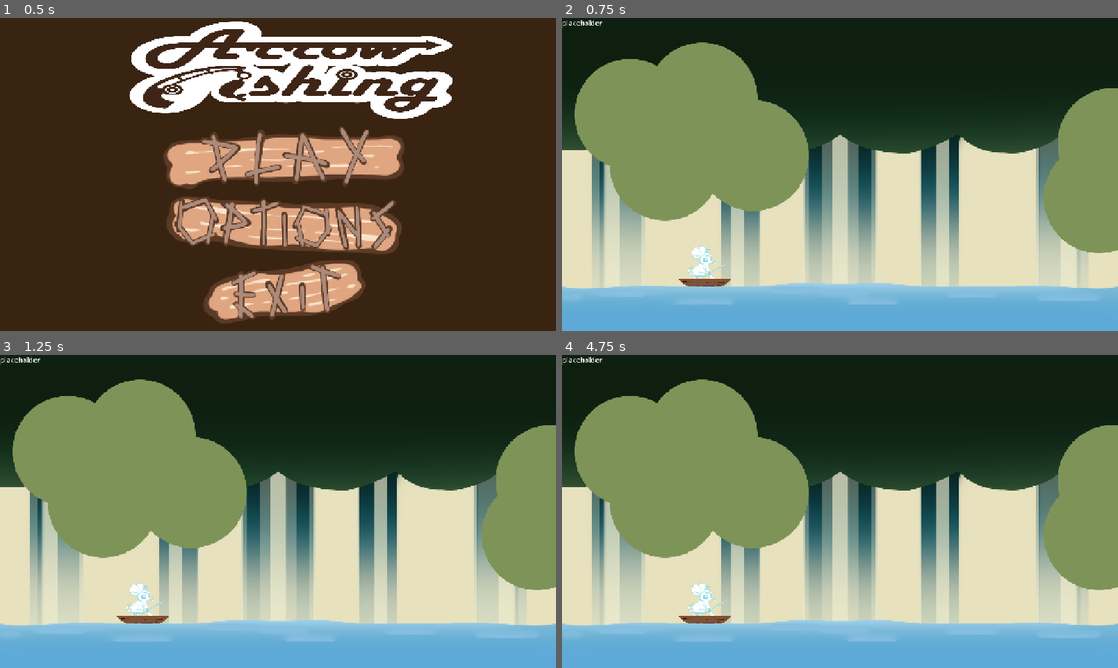
Above: before the commit, frames 1-4 (two rows, left to right).
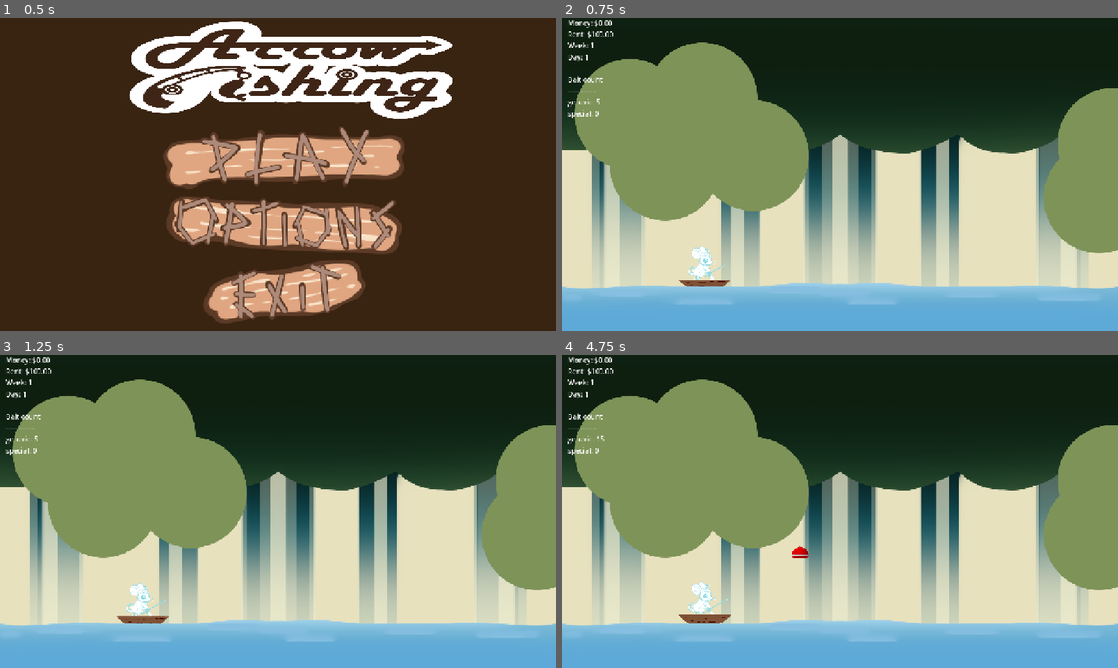
Above: after the commit, the same moments.

Repository: Meoah/Team-Awesome
Game: Godot game, scene res://scenes/default.tscn
Two runs of this game, one before a commit and one after it. Both use one fixed random seed, a clock stepped at 60 frames per second and the inputs below.
Inputs (mouse positions are in pixels of both pictures, inside the frame that each line leads up to):
- Up to frame 1 (0.5 s): no input
- Up to frame 2 (0.75 s): click (845, 158) at 0.5 s
- Up to frame 3 (1.25 s): no input
- Up to frame 4 (4.75 s): click (845, 495) at 1.25 s; click (845, 495) at 2 s; click (845, 561) at 2.75 s; click (845, 633) at 3.5 s; tap Enter (ui_accept) at 4.25, 4.52 s; hold Right (Right) from 4.28 s (still down)

Frame 1 is identical in both runs. In frame 2, 0.6% of the frame differs, in the area x 0-31%, y 0-86%; in frame 3, 0.6%; in frame 4, 0.8%, in the area x 0-45%, y 0-86%.
Error before the commit: Invalid call. Nonexistent function 'get_score' in base 'Node (PlayerData)'. (res://scripts/game/daytime_main.gd:25)

Commit message:
daytime scene temp HUD

Diff:
--- a/scenes/game/daytime_main.tscn
+++ b/scenes/game/daytime_main.tscn
@@ -110,12 +110,12 @@
 [sub_resource type="RectangleShape2D" id="RectangleShape2D_6j7wl"]
 size = Vector2(1280, 89)
 
-[node name="DaytimeMain" type="Node2D" node_paths=PackedStringArray("MC", "Bobber", "Score", "Indicator")]
+[node name="DaytimeMain" type="Node2D" node_paths=PackedStringArray("MC", "Bobber", "info", "Indicator")]
 script = ExtResource("1_2jsv6")
 fishingMinigameScene = ExtResource("2_kebv3")
 MC = NodePath("MainCharacter")
 Bobber = NodePath("Bobber")
-Score = NodePath("Score")
+info = NodePath("Info")
 Indicator = NodePath("Indicator")
 
 [node name="Background" type="Sprite2D" parent="."]
@@ -159,8 +159,9 @@
 [node name="Sprite2D" type="Sprite2D" parent="Water"]
 texture = ExtResource("5_8rhjh")
 
-[node name="Score" type="Label" parent="."]
-offset_right = 40.0
+[node name="Info" type="Label" parent="."]
+offset_left = 13.0
+offset_right = 105.0
 offset_bottom = 23.0
 text = "placeholder"
 
--- a/scripts/game/daytime_main.gd
+++ b/scripts/game/daytime_main.gd
@@ -5,7 +5,7 @@
 #TODO Make these their own class and animate from their own scripts
 @export var MC : Sprite2D
 @export var Bobber : RigidBody2D
-@export var Score : Label
+@export var info : Label #Temp
 @export var Indicator : Sprite2D
 
 var timeSinceCast : float = 0.0
@@ -22,15 +22,18 @@
 var bobOriginY : float = 0.0
 
 func _ready() -> void:
-	Score.text = "Score: " + str(player_data.get_score())
+	_update_info()
 	MCOriginY = MC.global_position.y
 	fishTimer = randf() * 5
+
+	if player_data.get_day() == 1:
+		player_data._add_bait("generic", 5)
 
 func _process(delta: float) -> void:
 	timeSinceCast += delta
 	boatTimer += delta
 	#TODO Don't leave this here, figure out when to update later
-	Score.text = "Score: " + str(player_data.get_score())
+	_update_info()
 
 	if Input.is_action_just_pressed("ui_accept") && !bobberActive:
 		bobberActive = true
@@ -60,6 +63,29 @@
 
 	MC.global_position.y = MCOriginY + sin(boatTimer * 4.0) * 2.0
 
+#TODO move this elsewhere
+func calculate_rent() -> float:
+	var base : float = 100.0
+	var growth : float = 1.15
+
+	var rent : float = base * pow(growth, player_data.get_week() - 1)
+	return rent
+
+#TODO delete this when hud is functional
+func _update_info() -> void:
+	var info_string : String = ""
+	var bait_inv : Dictionary = player_data.get_bait_inventory()
+
+	info_string += "Money: $%.2f\n" % player_data.get_money()
+	info_string += "Rent: $%.2f\n" % calculate_rent()
+	info_string += "Week: %d\n" % player_data.get_week()
+	info_string += "Day: %d\n" % player_data.get_day()
+	info_string += "\nBait count\n-------------\n"
+	for each in bait_inv:
+		info_string += "%s: %d\n" % [each, bait_inv[each]]
+
+	info.text = info_string
+
 
 func _on_water_body_entered(body: Node2D) -> void:
 	if body == Bobber && !bobberInWater:
--- a/scripts/system/player_data.gd
+++ b/scripts/system/player_data.gd
@@ -18,9 +18,9 @@
 
 # Bit flag system for upgrades.
 enum UPGRADE_FLAG{
-	ROD1 = 0 << 0,
-	ROD2 = 0 << 1,
-	ROD3 = 0 << 2
+	ROD1 = 1 << 0,
+	ROD2 = 1 << 1,
+	ROD3 = 1 << 2
 }
 
 # Resets everything to default values.
@@ -28,7 +28,7 @@
 	_reset_money()
 	_reset_day()
 	_reset_fish_inventory()
-	_reset_fish_inventory()
+	_reset_bait_inventory()
 	_reset_upgrades()
 
 ## Money methods
@@ -40,8 +40,8 @@
 ## Week and day methods. Five days in a week.
 func _set_day(input_day : int) -> void : day = input_day
 func _next_day() -> void : day += 1
-func get_day() -> int : return (day % 5) + 1
-func get_week() -> int : return day / 5
+func get_day() -> int : return ((day - 1) % 5) + 1
+func get_week() -> int : return (day / 5) + 1
 func _reset_day() -> void : day = 1
 
 ## Fish inventory methods.
@@ -65,7 +65,7 @@
 ## Bait inventory methods.
 func _set_bait_inventory(bait_inv : Dictionary) -> void : for each in bait_inventory : if each in bait_inv : bait_inventory[each] = bait_inv[each]
 func get_bait_inventory() -> Dictionary : return bait_inventory
-func _add_bait(bait : String) -> void : if bait in bait_inventory : bait_inventory[bait] += 1
+func _add_bait(bait : String, quantity : int = 1) -> void : if bait in bait_inventory : bait_inventory[bait] += quantity
 func _reset_bait_inventory() -> void : for each in bait_inventory : bait_inventory[each] = 0
 
 # Attempts to use a bait. Returns false if either invalid bait or bait count is at 0.
